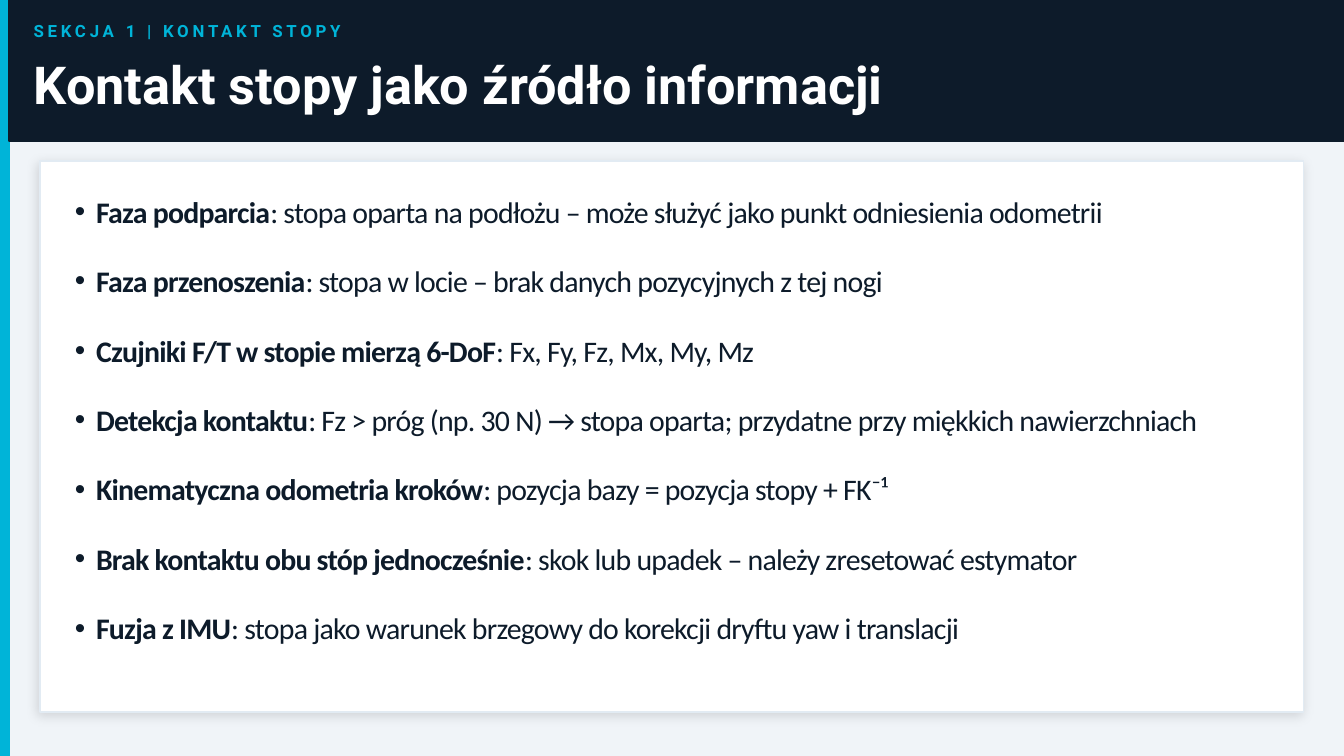
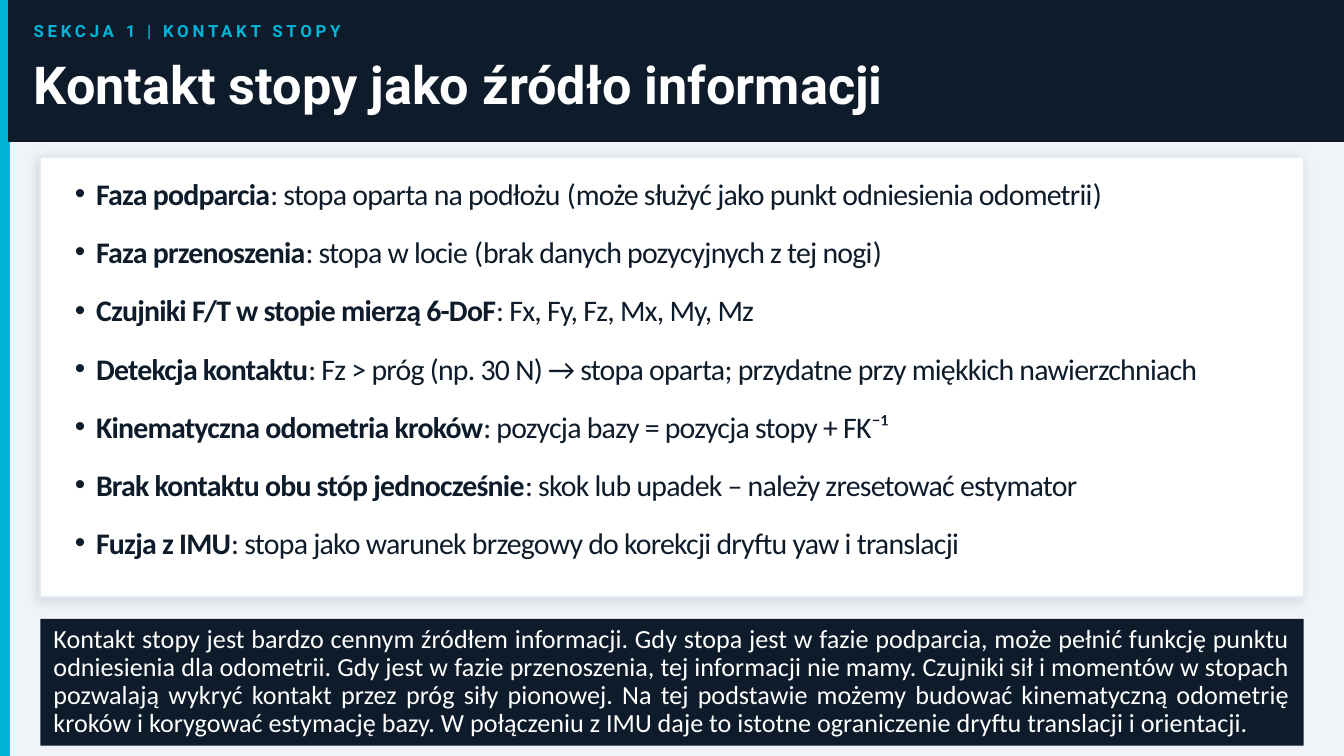
Before and after one commit to MatPomGit/MobileHub, a slide deck: slide 9 of zajecia/robo/robo_w2.pptx. Drawn at 1344x756 pixels with LibreOffice and Linux fonts; fonts in the diff are those of the drawing. Boxes give left, top, right and bottom in pixels: in the first picture for what was removed or moved away, otherwise in the second. Text is boxed around its words. In the diff, an @@ line names an element or a change of style, - is before the commit and + after.

```diff
--- a/zajecia/robo/robo_w2.pptx
+++ b/zajecia/robo/robo_w2.pptx
@@ rectangle: place and size @@
-rectangle at bbox=[40, 161, 1304, 712]
+rectangle at bbox=[40, 157, 1304, 598]
@@ text at bbox=[96, 183, 1102, 268]: text changed @@
-• Faza podparcia: stopa oparta na podłożu – może służyć jako punkt odniesienia odometrii
-• Faza przenoszenia: stopa w locie – brak danych pozycyjnych z tej nogi
+• Faza podparcia: stopa oparta na podłożu (może służyć jako punkt odniesienia odometrii)
+• Faza przenoszenia: stopa w locie (brak danych pozycyjnych z tej nogi)
@@ text at bbox=[96, 300, 1197, 559]: less space between paragraphs @@
@@ rectangle added at bbox=[40, 620, 1304, 746], fill #0D1B2A, 14 pt, text #FFFFFF @@
+Kontakt stopy jest bardzo cennym źródłem informacji. Gdy stopa jest w fazie podparcia, może pełnić funkcję punktu odniesienia dla odometrii. Gdy jest w fazie przenoszenia, tej informacji nie mamy. Czujniki sił i momentów w stopach pozwalają wykryć kontakt przez próg siły pionowej. Na tej podstawie możemy budować kinematyczną odometrię kroków i korygować estymację bazy. W połączeniu z IMU daje to istotne ograniczenie dryftu translacji i orientacji.
```
Also in this commit, not shown: 30 other slides changed, 9 other files.
